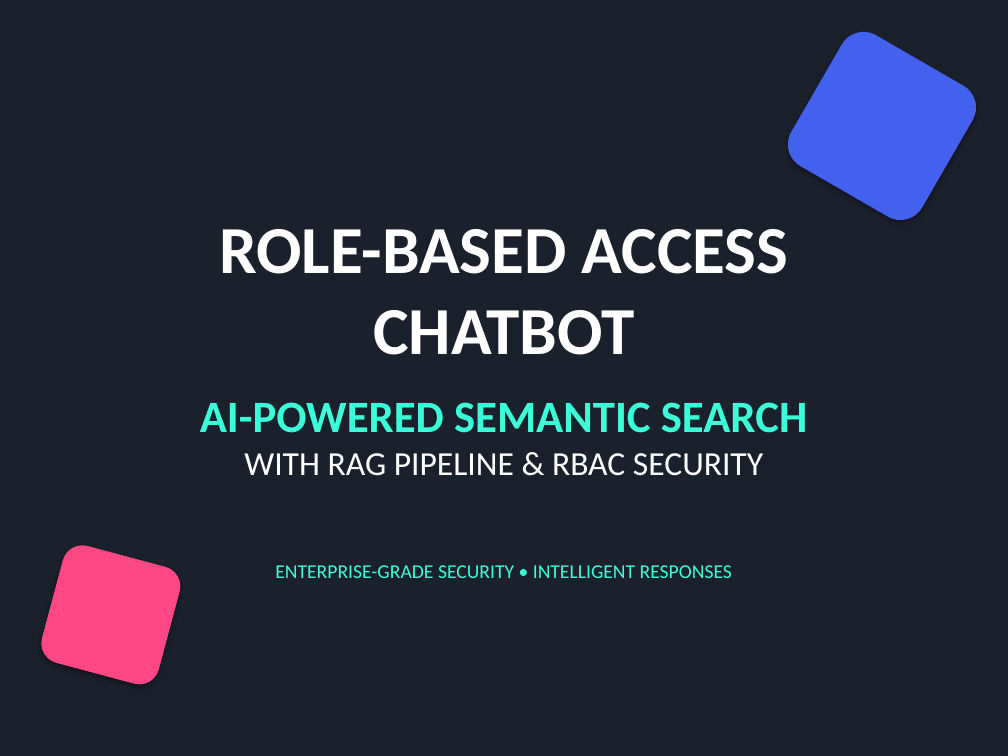
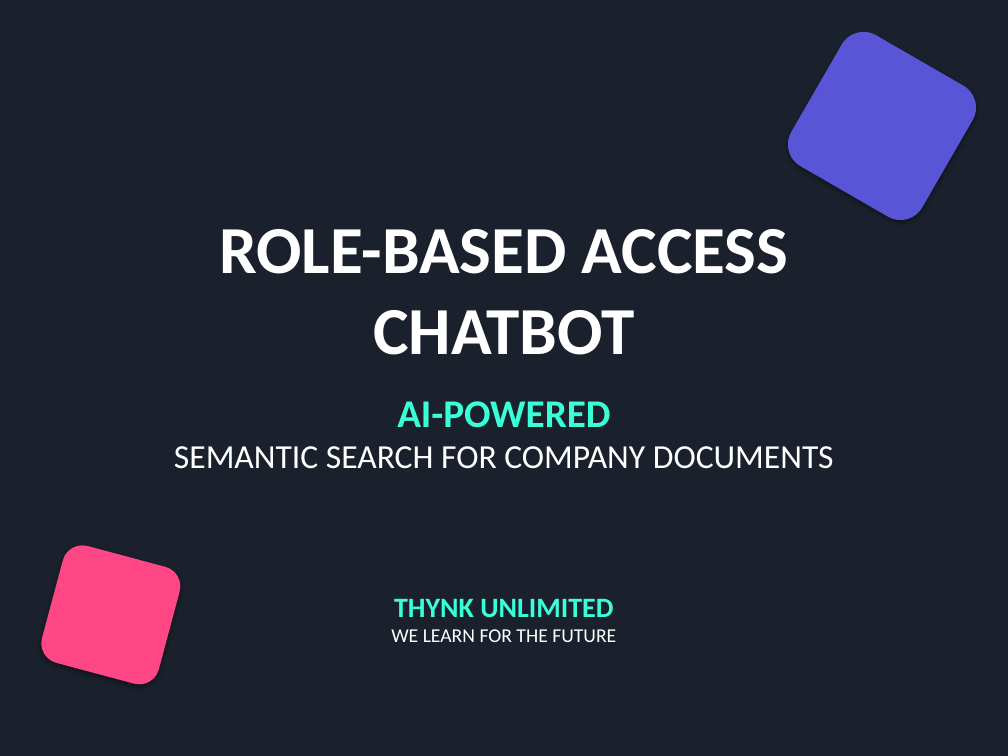
Before and after one commit to PriyanshuKr-2027/Company-Internal-Chatbot-with-Role-Based-Access-Control-RBAC-GROUP1, a slide deck: slide 1 of Role_Based_Chatbot_Presentation.pptx. Drawn at 1008x756 pixels with LibreOffice and Linux fonts; fonts in the diff are those of the drawing. Boxes give left, top, right and bottom in pixels: in the first picture for what was removed or moved away, otherwise in the second. Text is boxed around its words. In the diff, an @@ line names an element or a change of style, - is before the commit and + after.

Commit message:
Enhance presentation: 15 slides matching Canva Tech Vibrant Trendy theme

```diff
--- a/Role_Based_Chatbot_Presentation.pptx
+++ b/Role_Based_Chatbot_Presentation.pptx
@@ rounded rectangle at (x1=779, y1=23, x2=985, y2=229): fill #4361EE to #5856D6 @@
@@ text at (x1=174, y1=401, x2=834, y2=469): text changed @@
-AI-POWERED SEMANTIC SEARCH
-WITH RAG PIPELINE & RBAC SECURITY
+AI-POWERED
+SEMANTIC SEARCH FOR COMPANY DOCUMENTS
@@ text at (x1=391, y1=599, x2=616, y2=642): text changed; text colour #3AFFD9 to #FFFFFF @@
-ENTERPRISE-GRADE SECURITY • INTELLIGENT RESPONSES
+THYNK UNLIMITED
+WE LEARN FOR THE FUTURE
```
Also in this commit, not shown: 8 other slides changed, 6 slides added, 3 other files.
